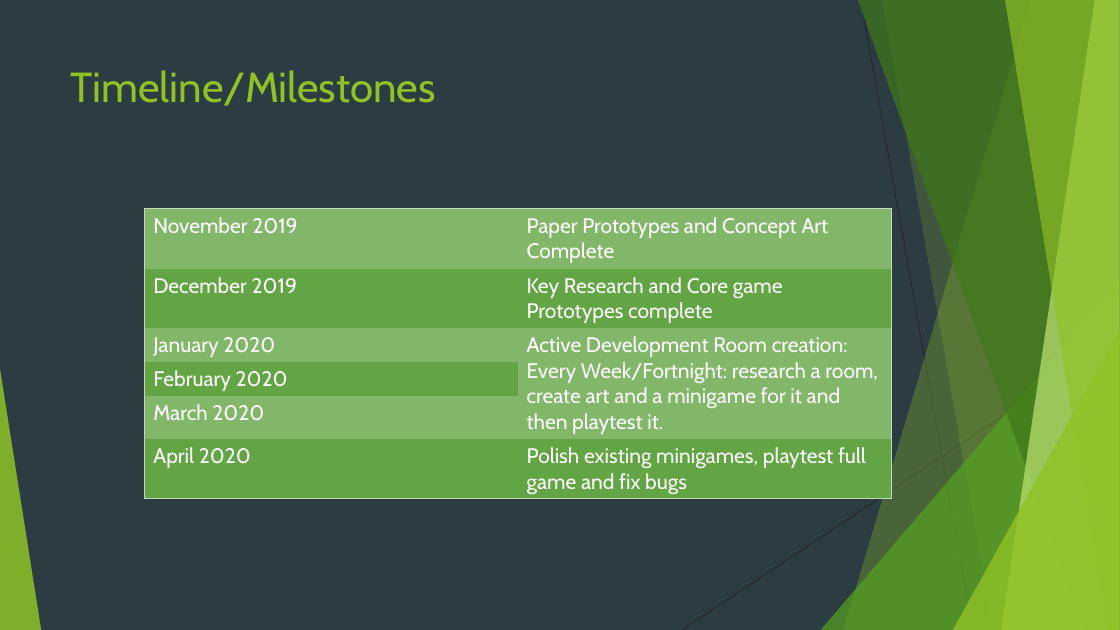
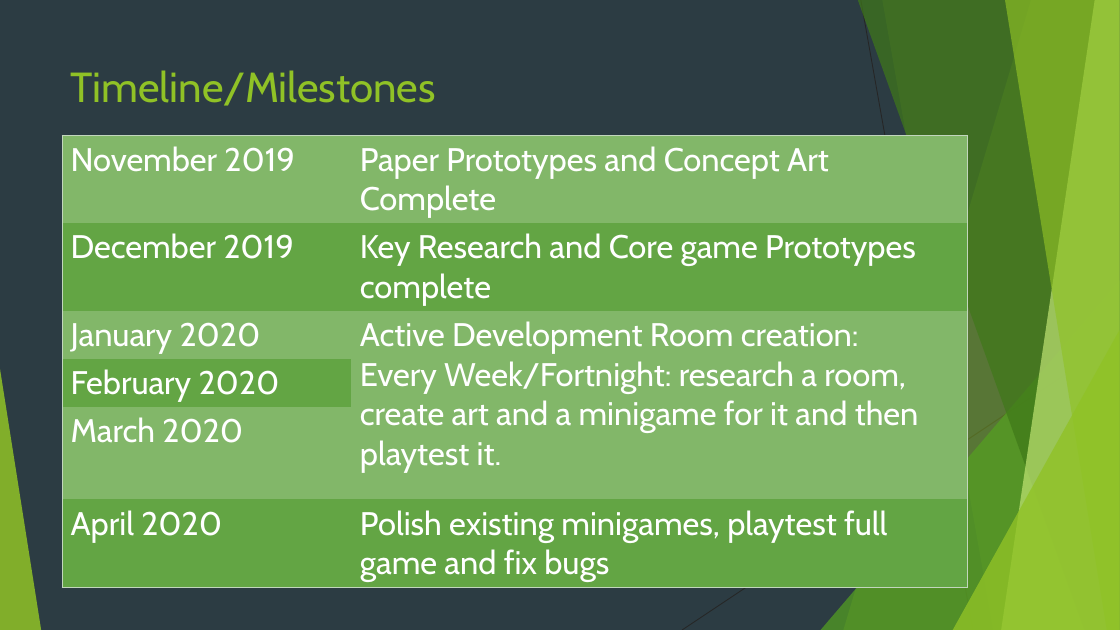
Before and after one commit to LDayaon/Design-Master-Class-, a slide deck: slide 11 of Pitch Drafts/Christchurch Mansion DMC Pitch3.pptx. Drawn at 1120x630 pixels with LibreOffice and Linux fonts; fonts in the diff are those of the drawing. Boxes give left, top, right and bottom in pixels: in the first picture for what was removed or moved away, otherwise in the second. Text is boxed around its words. In the diff, an @@ line names an element or a change of style, - is before the commit and + after.

```diff
--- a/Pitch Drafts/Christchurch Mansion DMC Pitch3.pptx
+++ b/Pitch Drafts/Christchurch Mansion DMC Pitch3.pptx
@@ table at box(62, 135, 968, 586) @@
@@ size 18 to 28 pt @@
@@ table: place and size @@
-table at box(145, 209, 891, 498)
+table at box(62, 135, 968, 586)
```
Also in this commit, not shown: 1 other slide changed.
